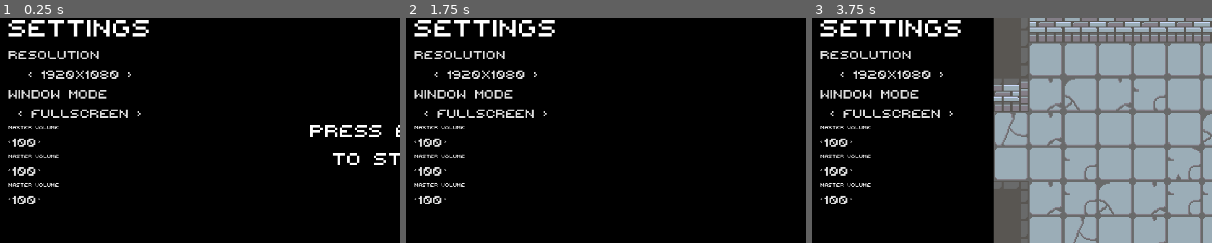
Above: before the commit, frames 1-3 (left to right).
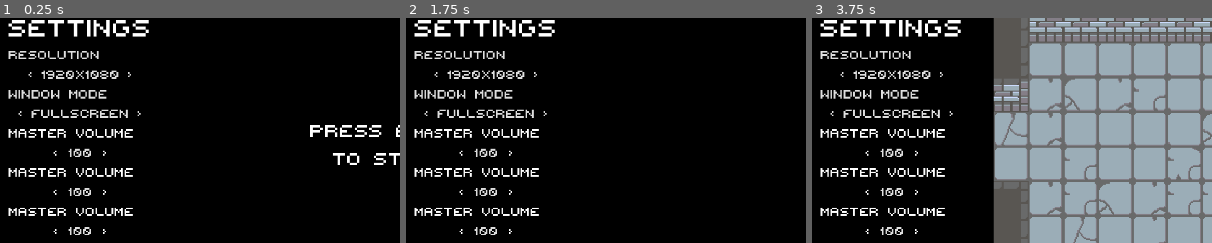
Above: after the commit, the same moments.

Repository: GoldenAppler-eng/Psyches-Dungeon
Game: Godot game, scene res://scenes/world.tscn
The game is run twice, just before and just after one commit, with the same random seed, the same clock (stepped at 60 frames per second) and the same inputs. Sound files missing from this copy of the repository are replaced by a short silence.
Inputs (mouse positions are % of the whole screen's width and height, from its top left):
- Up to frame 1 (0.25 s): no input
- Up to frame 2 (1.75 s): click "100" at 0.5 s; click "Resolution" at 1.25 s
- Up to frame 3 (3.75 s): click "< 1920x1080 >" at 2 s; click "Window MODE" at 2.75 s; tap Enter (start) at 3.5 s; move the mouse to (72, 45) at 3.52 s; hold Right (move_right) from 3.53 s (still down); hold Space (attack) from 3.53 s (still down); click (72, 45) at 3.67 s
The pictures show only the part of the screen within x 1-51%, y 2-52%; the shares and areas given below are measured in that part.

The runs differ from the first frame. In frame 1, 3.0% of the frame differs, in the area x 2-34%, y 48-97%; in frame 2, 3.0%; in frame 3, 3.0%.

Commit message:
Added minimum length to button, Increased font size of label in button theme

Diff:
--- a/prefabs/UI/switch_button.tscn
+++ b/prefabs/UI/switch_button.tscn
@@ -6,17 +6,20 @@
 offset_right = 36.0
 offset_bottom = 23.0
 script = ExtResource("1_hi3ma")
+button_text = "100"
 
 [node name="HBoxContainer" type="HBoxContainer" parent="."]
 layout_mode = 2
 
 [node name="LeftArrowLabel" type="Label" parent="HBoxContainer"]
 layout_mode = 2
-text = "<"
+size_flags_horizontal = 0
+text = "< "
 
 [node name="Button" type="Button" parent="HBoxContainer"]
 layout_mode = 2
 
 [node name="RightArrowLabel" type="Label" parent="HBoxContainer"]
 layout_mode = 2
-text = ">"
+size_flags_horizontal = 8
+text = " >"
--- a/prefabs/UI/volume_controller.tscn
+++ b/prefabs/UI/volume_controller.tscn
@@ -23,4 +23,5 @@
 
 [node name="control_button" parent="VBoxContainer" instance=ExtResource("3_fpae5")]
 layout_mode = 2
-button_text = "100"
+size_flags_horizontal = 4
+button_minimum_length = 59.0
--- a/resources/themes/button_theme.tres
+++ b/resources/themes/button_theme.tres
@@ -20,4 +20,5 @@
 Button/styles/hover = SubResource("StyleBoxEmpty_2518f")
 Button/styles/normal = SubResource("StyleBoxEmpty_x6ruu")
 Button/styles/pressed = SubResource("StyleBoxEmpty_mxw42")
+Label/font_sizes/font_size = 40
 Label/fonts/font = ExtResource("1_mhv1k")
--- a/scripts/menu/switch_button.gd
+++ b/scripts/menu/switch_button.gd
@@ -5,11 +5,14 @@
 signal button_switched(value : int)
 
 @export var button_text : String
+@export var button_minimum_length : float
 
 @onready var button: Button = $HBoxContainer/Button
 
 func _ready() -> void:
 	button.text = button_text
+
+	button.custom_minimum_size.x = button_minimum_length
 
 	focus_entered.connect(_on_focus_entered)
 	_set_button_focus_neighbours()
@@ -17,6 +20,7 @@
 func _process(delta: float) -> void:
 	if Engine.is_editor_hint():
 		button.text = button_text
+		button_minimum_length = button.size.x
 
 		return
 
--- a/scripts/menu/volume_controller.gd
+++ b/scripts/menu/volume_controller.gd
@@ -20,7 +20,7 @@
 
 func _on_volume_control_button_switched(value : int) -> void:
 	volume_value += value
-	volume_value %= MAX_VOLUME_VALUE
+	volume_value %= MAX_VOLUME_VALUE + 1
 
 	if volume_value < 0:
 		volume_value = MAX_VOLUME_VALUE
